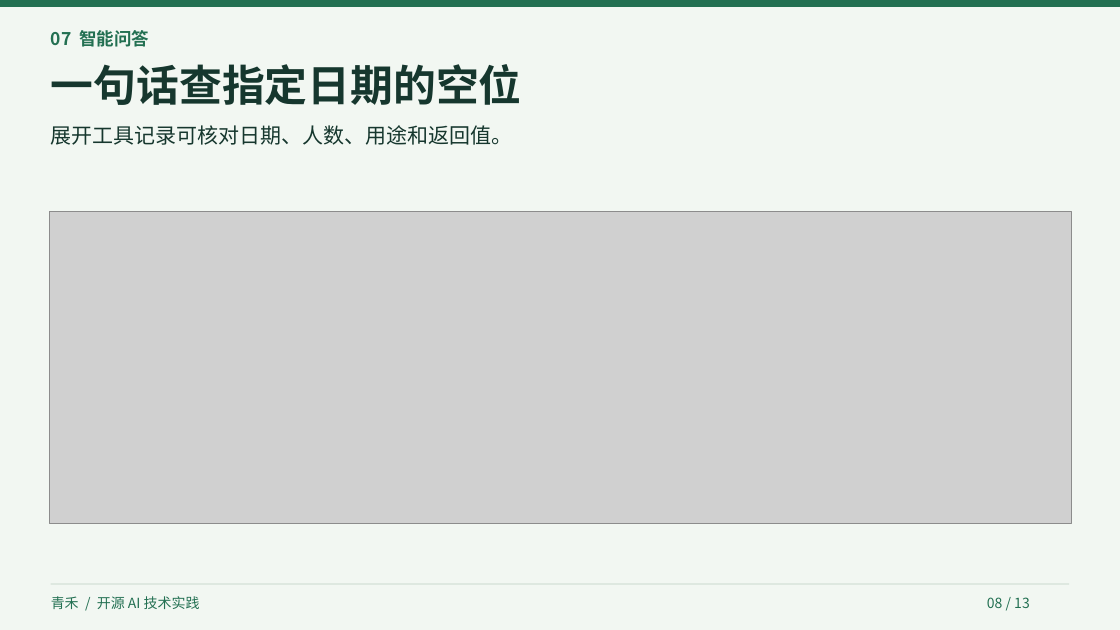
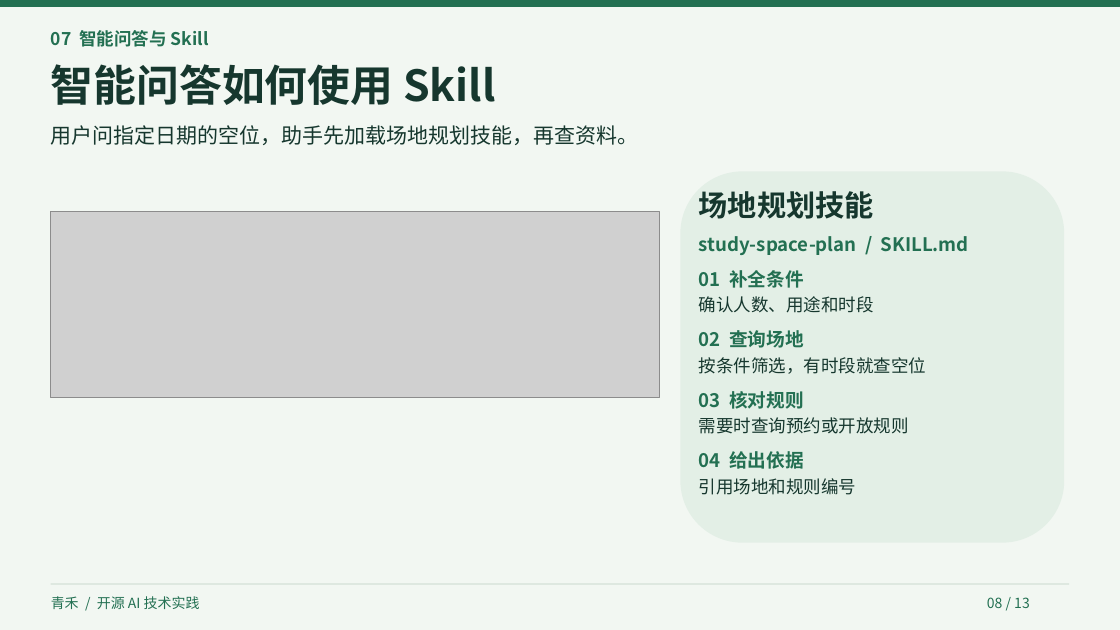
Before and after one commit to wujunzhu0802/qinghe-library-agent, a slide deck: slide 8 of 青禾期末汇报.pptx. Drawn at 1120x630 pixels with LibreOffice and Linux fonts; fonts in the diff are those of the drawing; grey boxes stand for pictures. Boxes give left, top, right and bottom in pixels: in the first picture for what was removed or moved away, otherwise in the second. Text is boxed around its words. In the diff, an @@ line names an element or a change of style, - is before the commit and + after.

Commit message:
Explain the study-space planning skill in the presentation

```diff
--- a/青禾期末汇报.pptx
+++ b/青禾期末汇报.pptx
@@ text at bbox=[51, 30, 209, 47]: text changed @@
-07 智能问答
+07 智能问答与 Skill
@@ text at bbox=[51, 64, 496, 105]: text changed @@
-一句话查指定日期的空位
+智能问答如何使用 Skill
@@ text at bbox=[51, 125, 639, 145]: text changed @@
-展开工具记录可核对日期、人数、用途和返回值。
+用户问指定日期的空位，助手先加载场地规划技能，再查资料。
@@ rounded rectangle added at bbox=[681, 171, 1065, 543], fill #E3EFE6 @@
@@ text added at bbox=[699, 191, 874, 219], 25 pt, text #16372E, bold @@
+场地规划技能
@@ picture: place and size @@
-picture at bbox=[49, 212, 1071, 524]
+picture at bbox=[50, 212, 660, 398]
@@ text added at bbox=[699, 236, 969, 255], 16 pt, text #237052, bold @@
+study-space-plan / SKILL.md
@@ text added at bbox=[699, 270, 803, 288], 16 pt, text #237052, bold @@
+01 补全条件
@@ text added at bbox=[699, 296, 874, 313], 15 pt, text #16372E @@
+确认人数、用途和时段
@@ text added at bbox=[699, 330, 803, 348], 16 pt, text #237052, bold @@
+02 查询场地
@@ text added at bbox=[699, 357, 926, 374], 15 pt, text #16372E @@
+按条件筛选，有时段就查空位
@@ text added at bbox=[699, 391, 803, 409], 16 pt, text #237052, bold @@
+03 核对规则
@@ text added at bbox=[699, 417, 909, 434], 15 pt, text #16372E @@
+需要时查询预约或开放规则
@@ text added at bbox=[699, 451, 803, 469], 16 pt, text #237052, bold @@
+04 给出依据
@@ text added at bbox=[699, 478, 856, 495], 15 pt, text #16372E @@
+引用场地和规则编号
```
